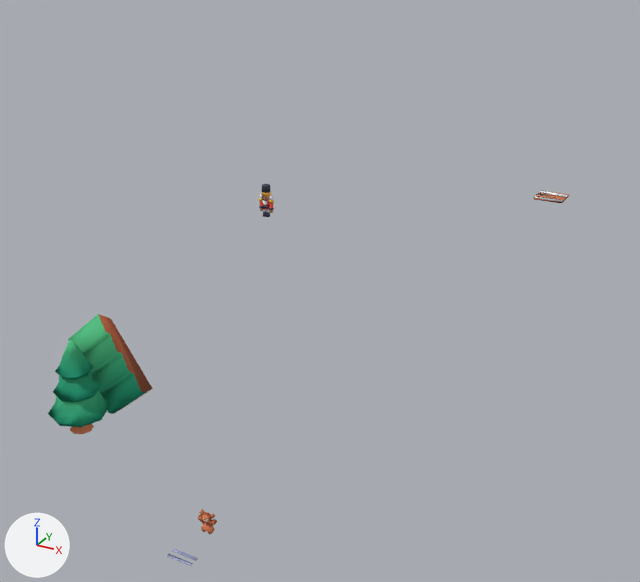
Two versions of the Blender file data/Untitled.blend, one commit apart.
Before and after are seen from a 50 mm lens placed at (7.8, -9.3, 10.1), pointed at (-4.5, 13.0, -1.1). The lights are fixed; the arrows at lower left show +X, +Y and +Z.

Names of what the first picture shows: 'cabin-roof', 'gingerbread-woman', 'nutcracker', 'tree'.
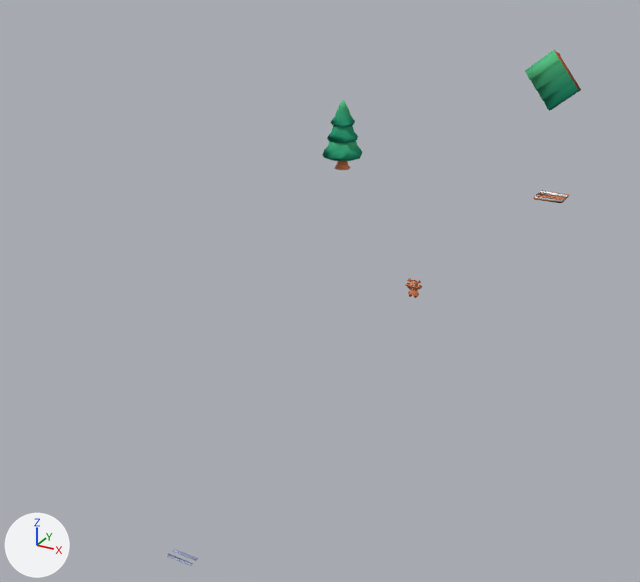
Edits to the bpy script that builds the scene:
```text
Change ob_tree:
    ob_tree.location: (-3.55, 1.54, 0.6) -> (-3.55, 12.58, 3.13)
Change ob_nutcracker:
    ob_nutcracker.location: (-7.22, 14.28, 0.57) -> (-2.52, 31.28, 2.82)
Change ob_gingerbread_woman:
    ob_gingerbread_woman.location: (0.43, 0.2, 0.55) -> (1.31, 6.47, 2.54)
Change ob_cabin_roof:
    ob_cabin_roof.location: (-3.4, 3.04, 1.23) -> (-0.68, 25.35, 3.6)
```

Boxes [x1, y1, x2, y2] around the edits, measured in the pictures (640 x 582 px):
'cabin-roof', moved: before [68, 314, 153, 414]; after [525, 50, 581, 111]
'tree', moved: before [48, 340, 111, 434]; after [322, 100, 362, 170]
'gingerbread-woman', moved: before [198, 509, 217, 534]; after [406, 278, 422, 298]
'nutcracker', moved (not visible afterwards): before [259, 184, 274, 217]
